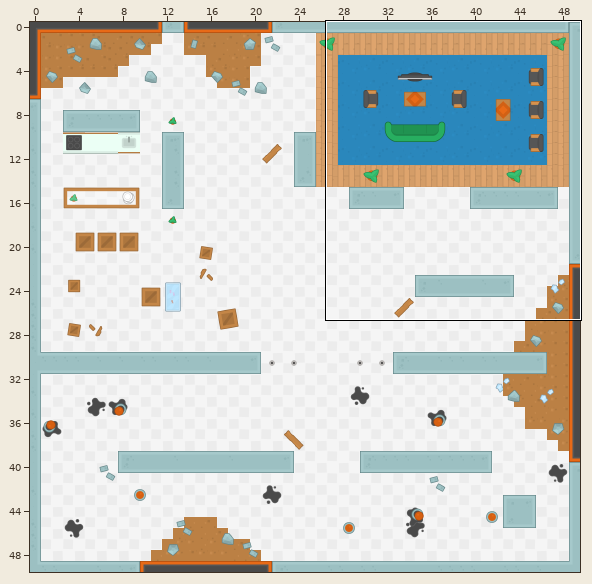
Two states of a Tiled map (JSON), Brainstein/assets/tilemaps/laboratorio.json. The first picture is a wide view before the edit; the outline marks the close-up.
Close-up. Before the commit:
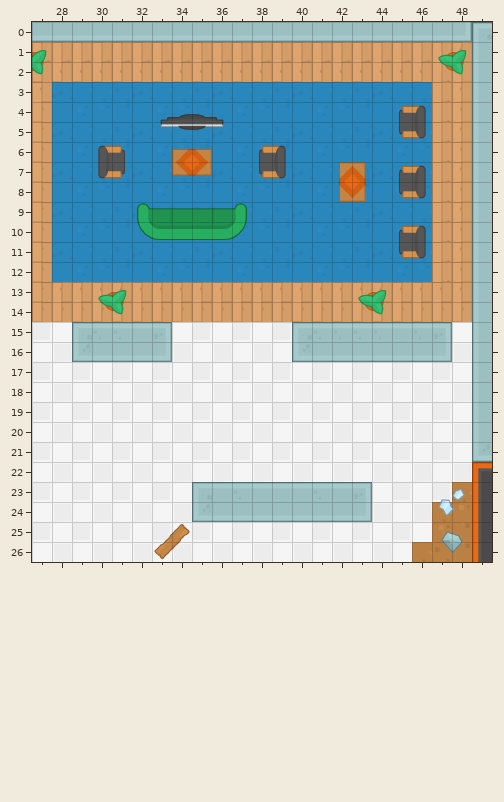
Cells are 64x64 px. Shown: x 27..49, y 0..26. The commit also changed other parts of the map, which this record leaves out.
The result:
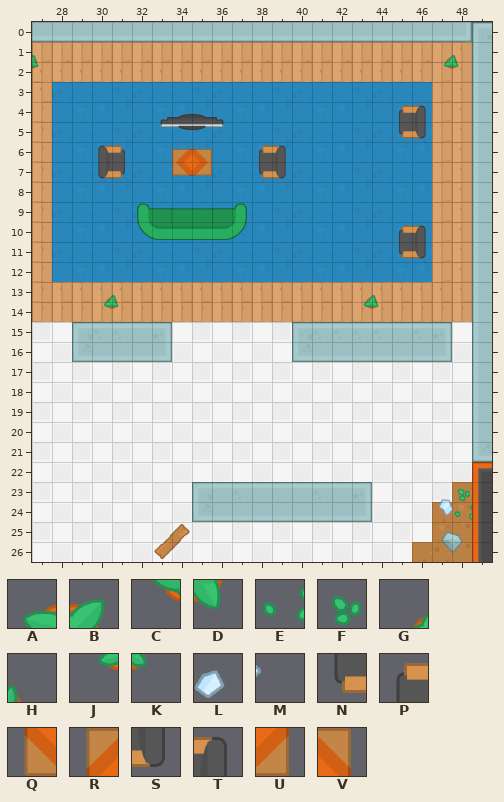
Key: from "tilesheet_complete_2X": A 482, B 483, C 536, D 537, E 802 turned 270, F 803 turned 270, G 910, H 911, J 964, K 965, L 1013, M 1067, N 1980 turned 270, P 1981 turned 270, Q 1992 turned 270, R 1993 turned 270, S 2034 turned 270, T 2035 turned 270, U 2046 turned 270, V 2047 turned 270.
_ is an empty cell.
Difference:
Layer "backgroundLayer2":
y 1: x 27 _ -> H; x 47..48 __ -> GH
y 2: x 27 _ -> K; x 47..48 __ -> JK
y 13: x 30..31 __ -> GH; x 43..44 __ -> GH
y 14: x 30..31 __ -> JK; x 43..44 __ -> JK
y 23: x 48 L -> F
y 24: x 48 M -> E
Layer "collisionLayer":
y 1: x 27 B -> _; x 47..48 AB -> __
y 2: x 27 D -> _; x 47..48 CD -> __
y 7: x 42..43 RV -> __; x 45..46 PT -> __
y 8: x 42..43 QU -> __; x 45..46 NS -> __
y 13: x 30..31 AB -> __; x 43..44 AB -> __
y 14: x 30..31 CD -> __; x 43..44 CD -> __
